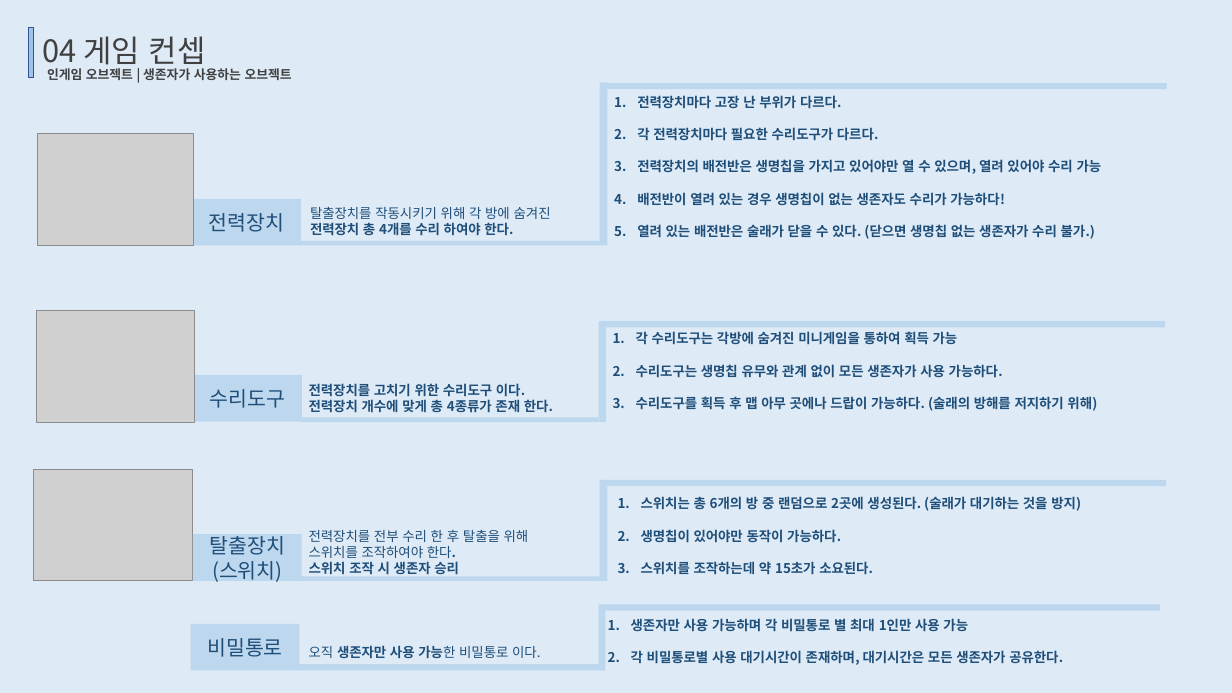
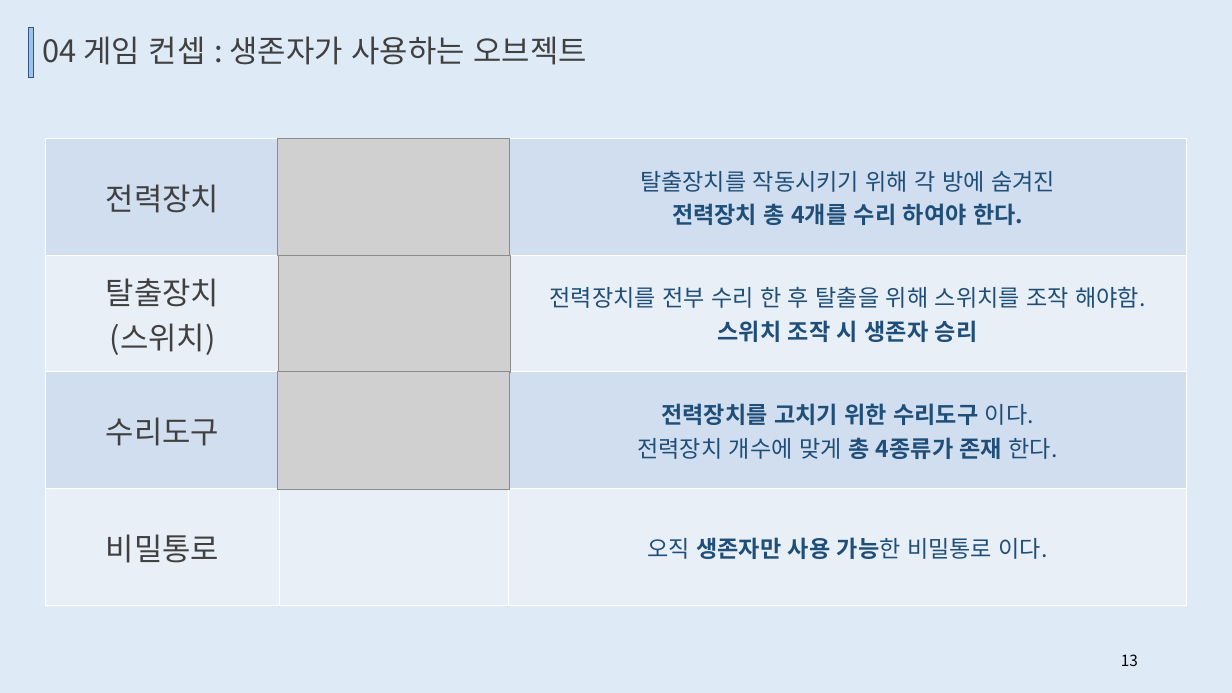
Before and after one commit to TUKoreaEscape/Graduation_Project, a slide deck: slide 13 of Graduation_Document/Who's the tagger.pptx (slide 14 before the commit). Drawn at 1232x693 pixels with LibreOffice and Linux fonts; fonts in the diff are those of the drawing; grey boxes stand for pictures. Boxes give left, top, right and bottom in pixels: in the first picture for what was removed or moved away, otherwise in the second. Text is boxed around its words. In the diff, an @@ line names an element or a change of style, - is before the commit and + after.

Commit message:
PPT 최종 수정본
아마 또 수정될 가능성 있음 ㅎ

```diff
--- a/Graduation_Document/Who's the tagger.pptx
+++ b/Graduation_Document/Who's the tagger.pptx
@@ text at (42, 36, 587, 65): text changed @@
-04 게임 컨셉
+04 게임 컨셉 : 생존자가 사용하는 오브젝트
@@ text removed at (47, 68, 292, 80) @@
-인게임 오브젝트 | 생존자가 사용하는 오브젝트
@@ rectangle removed at (600, 82, 607, 246) @@
@@ rectangle removed at (605, 83, 1167, 90) @@
@@ text removed at (637, 95, 1102, 239) @@
-1. 전력장치마다 고장 난 부위가 다르다.
-2. 각 전력장치마다 필요한 수리도구가 다르다.
-3. 전력장치의 배전반은 생명칩을 가지고 있어야만 열 수 있으며, 열려 있어야 수리 가능
-4. 배전반이 열려 있는 경우 생명칩이 없는 생존자도 수리가 가능하다!
-5. 열려 있는 배전반은 술래가 닫을 수 있다. (닫으면 생명칩 없는 생존자가 수리 불가.)
@@ table added at (45, 139, 1187, 605), 4 rows, 3 columns @@
+전력장치 |  | 탈출장치를 작동시키기 위해 각 방에 숨겨진 / 전력장치 총 4개를 수리 하여야 한다.
+탈출장치 / (스위치) |  | 전력장치를 전부 수리 한 후 탈출을 위해 스위치를 조작 해야함. / 스위치 조작 시 생존자 승리
+수리도구 |  | 전력장치를 고치기 위한 수리도구 이다. / 전력장치 개수에 맞게 총 4종류가 존재 한다.
+비밀통로 |  | 오직 생존자만 사용 가능한 비밀통로 이다.
@@ picture: place and size @@
-picture at (38, 133, 193, 245)
+picture at (278, 139, 510, 256)
@@ rectangle removed at (192, 199, 301, 245) @@
-전력장치
@@ text removed at (310, 207, 551, 236) @@
-탈출장치를 작동시키기 위해 각 방에 숨겨진
-전력장치 총 4개를 수리 하여야 한다.
@@ picture: place and size @@
-picture at (33, 470, 193, 580)
+picture at (279, 256, 511, 373)
@@ rectangle removed at (301, 241, 600, 246) @@
@@ rectangle removed at (599, 321, 606, 421) @@
@@ rectangle removed at (604, 321, 1165, 327) @@
@@ text removed at (636, 331, 1097, 411) @@
-1. 각 수리도구는 각방에 숨겨진 미니게임을 통하여 획득 가능
-2. 수리도구는 생명칩 유무와 관계 없이 모든 생존자가 사용 가능하다.
-3. 수리도구를 획득 후 맵 아무 곳에나 드랍이 가능하다. (술래의 방해를 저지하기 위해)
@@ rectangle removed at (193, 375, 302, 421) @@
-수리도구
@@ picture: place and size @@
-picture at (37, 311, 194, 422)
+picture at (278, 372, 510, 489)
@@ text removed at (309, 383, 553, 413) @@
-전력장치를 고치기 위한 수리도구 이다.
-전력장치 개수에 맞게 총 4종류가 존재 한다.
@@ rectangle removed at (299, 418, 598, 422) @@
@@ rectangle removed at (600, 480, 607, 580) @@
@@ rectangle removed at (604, 480, 1166, 486) @@
@@ text removed at (641, 496, 1081, 575) @@
-1. 스위치는 총 6개의 방 중 랜덤으로 2곳에 생성된다. (술래가 대기하는 것을 방지)
-2. 생명칩이 있어야만 동작이 가능하다.
-3. 스위치를 조작하는데 약 15초가 소요된다.
@@ rectangle removed at (193, 534, 302, 580) @@
-탈출장치
-(스위치)
@@ text removed at (309, 530, 529, 575) @@
-전력장치를 전부 수리 한 후 탈출을 위해
-스위치를 조작하여야 한다.
-스위치 조작 시 생존자 승리
@@ rectangle removed at (301, 577, 600, 581) @@
@@ rectangle removed at (190, 624, 299, 670) @@
-비밀통로
@@ rectangle removed at (599, 610, 605, 670) @@
@@ rectangle removed at (599, 604, 1161, 611) @@
@@ text removed at (631, 618, 1063, 665) @@
-1. 생존자만 사용 가능하며 각 비밀통로 별 최대 1인만 사용 가능
-2. 각 비밀통로별 사용 대기시간이 존재하며, 대기시간은 모든 생존자가 공유한다.
@@ text removed at (309, 645, 541, 658) @@
-오직 생존자만 사용 가능한 비밀통로 이다.
@@ page number added at (1121, 654, 1138, 666), 12 pt, text #000000 @@
+13
@@ rectangle removed at (296, 665, 605, 671) @@
```
Also in this commit, not shown: 18 other slides changed, 1 slide removed, 3 other files.
